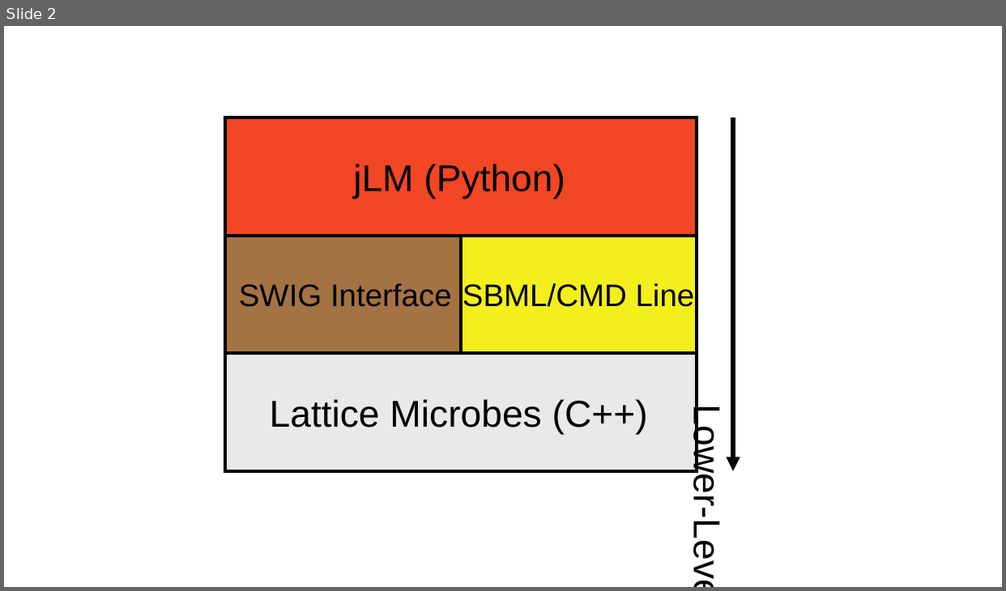
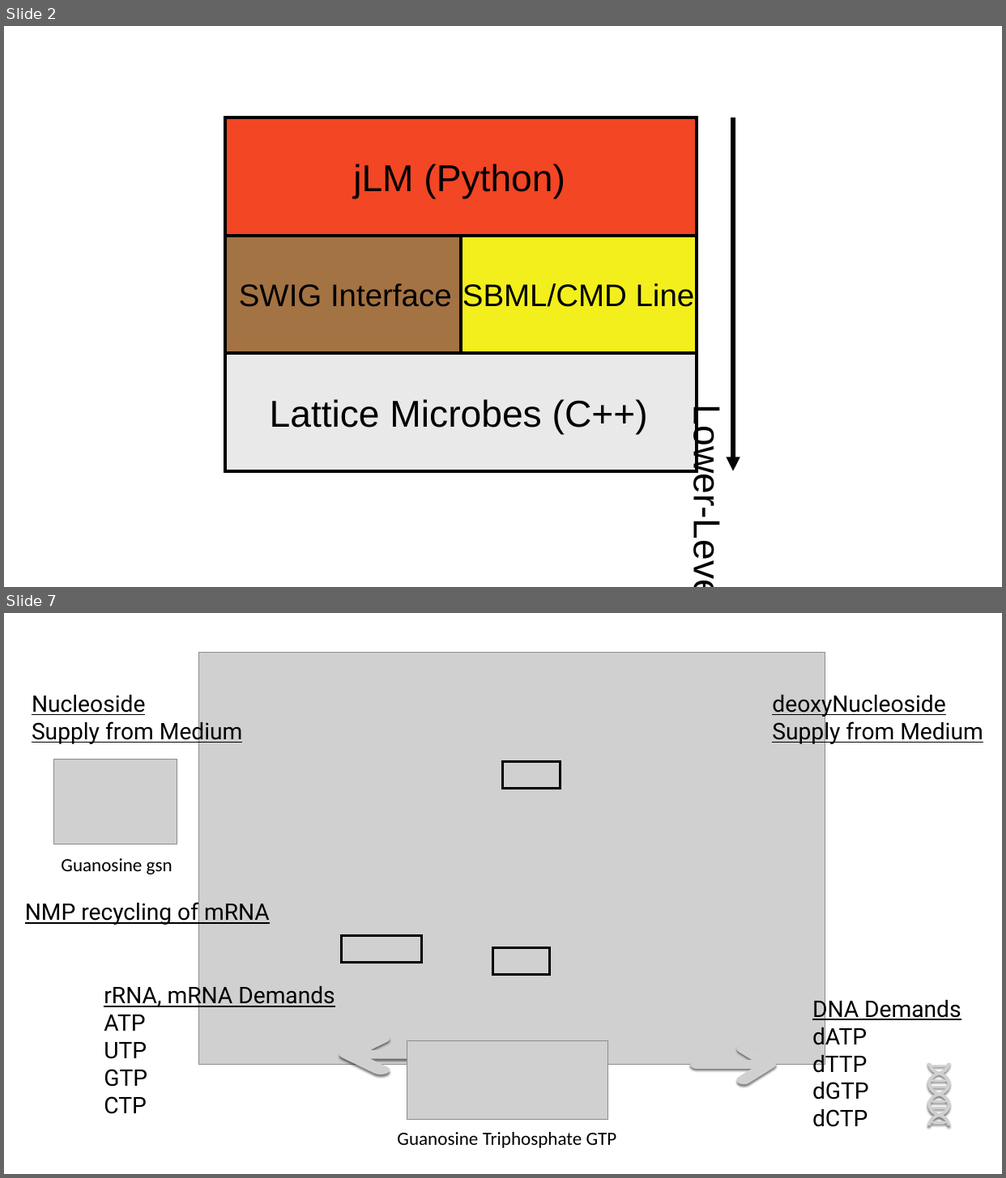
Before and after one commit to Luthey-Schulten-Lab/SummerSchool_2025, a slide deck: CME/figs/figs_introduction/jLM_Schematic.pptx. Shown one above the other, each under a label of ours: slide 2 before the commit, slides 2 and 7 after it; the slides between them are not shown. The pictures are 1006x591 and 1006x1178 pixels, drawn with LibreOffice and Linux fonts; fonts in the diff are those of the drawing; grey boxes stand for pictures. Boxes give left, top, right and bottom in pixels: in the first picture for what was removed or moved away, otherwise in the second. Text is boxed around its words. In the diff, an @@ line names an element or a change of style, - is before the commit and + after.

Commit message:
update

```diff
--- a/CME/figs/figs_introduction/jLM_Schematic.pptx
+++ b/CME/figs/figs_introduction/jLM_Schematic.pptx
@@ slide 7 added at <box>4,613,1002,1174</box>, background #FFFFFF @@
@@ picture added at <box>198,652,825,1064</box> @@
@@ text added at <box>32,694,243,745</box>, 22 pt, text #000000, underline @@
+Nucleoside
+Supply from Medium
@@ text added at <box>772,691,983,745</box>, 22 pt, text #000000, underline @@
+deoxyNucleoside
+Supply from Medium
@@ picture added at <box>53,759,177,845</box> @@
@@ rectangle added at <box>503,762,560,789</box>, outline #000000 2.25 pt @@
@@ text added at <box>61,858,172,875</box>, 18 pt, text #000000 @@
+Guanosine gsn
@@ text added at <box>25,902,270,925</box>, 22 pt, text #000000, underline @@
+NMP recycling of mRNA
@@ rectangle added at <box>341,936,421,964</box>, outline #000000 2.25 pt @@
@@ rectangle added at <box>493,948,550,975</box>, outline #000000 2.25 pt @@
@@ text added at <box>104,982,334,1114</box>, 22 pt, text #000000, underline @@
+rRNA, mRNA Demands
+ATP
+UTP
+GTP
+CTP
@@ text added at <box>812,996,961,1127</box>, 22 pt, text #000000 @@
+DNA Demands
+dATP
+dTTP
+dGTP
+dCTP
@@ picture added at <box>339,1034,450,1075</box> @@
@@ picture added at <box>407,1041,607,1120</box> @@
@@ picture added at <box>691,1045,777,1085</box> @@
@@ picture added at <box>928,1063,951,1127</box> @@
@@ text added at <box>397,1132,617,1148</box>, 18 pt, text #000000 @@
+Guanosine Triphosphate GTP
```
Also in this commit, not shown: 6 other slides added.
